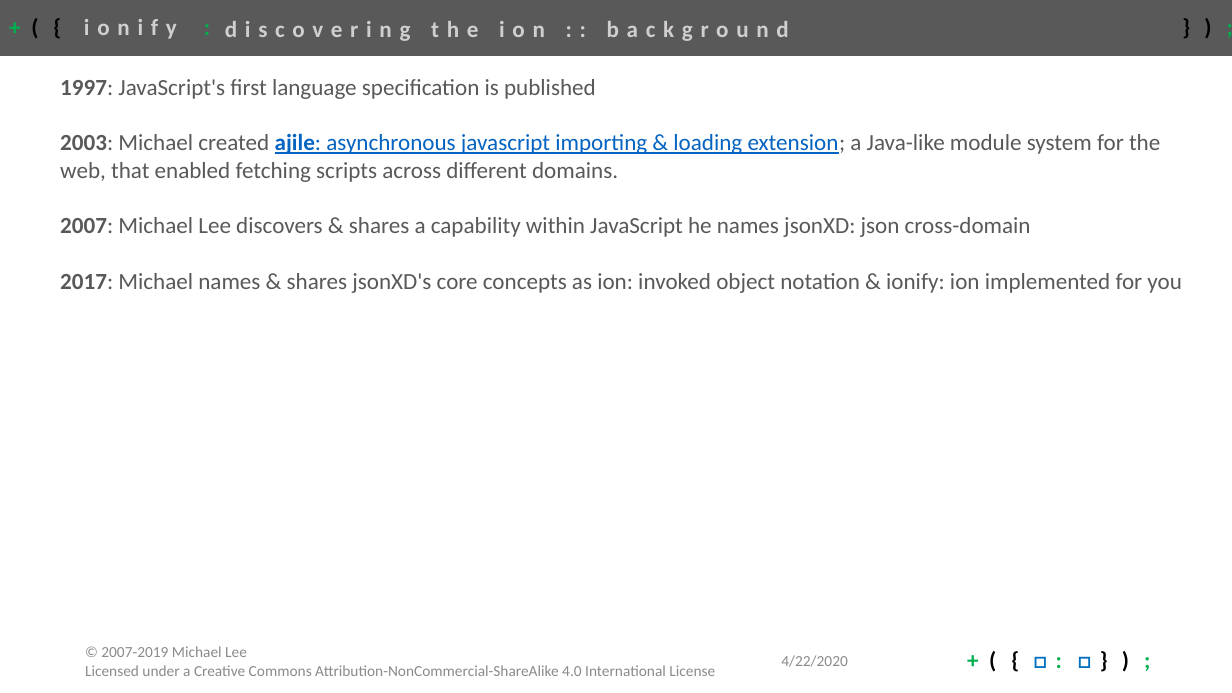
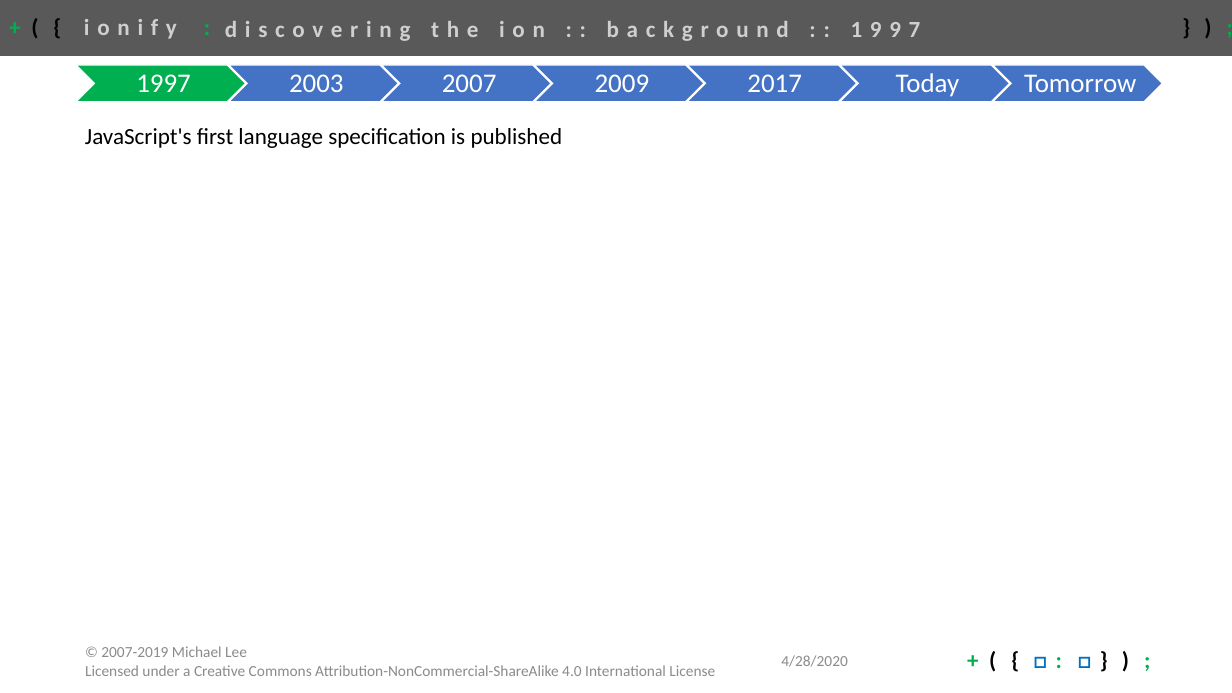
Before and after one commit to ionify/about, a slide deck: slide 4 of talks/2020.ionify.pptx (slide 7 before the commit). Drawn at 1232x693 pixels with LibreOffice and Linux fonts; fonts in the diff are those of the drawing. Boxes give left, top, right and bottom in pixels: in the first picture for what was removed or moved away, otherwise in the second. Text is boxed around its words. In the diff, an @@ line names an element or a change of style, - is before the commit and + after.

Commit message:
talks: ionify: 2020 intro & overview 0.04 - jeb collaboration

```diff
--- a/talks/2020.ionify.pptx
+++ b/talks/2020.ionify.pptx
@@ title at bbox=[225, 21, 921, 41]: text changed @@
-discovering the ion :: background
+discovering the ion :: background :: 1997
@@ text removed at bbox=[60, 79, 1181, 293] @@
-1997: JavaScript's first language specification is published
-2003: Michael created ajile: asynchronous javascript importing & loading extension; a Java-like module system for the web, that enabled fetching scripts across different domains.
-2007: Michael Lee discovers & shares a capability within JavaScript he names jsonXD: json cross-domain
-2017: Michael names & shares jsonXD's core concepts as ion: invoked object notation & ionify: ion implemented for you
@@ group added at bbox=[76, 65, 1163, 102]: 7 chevrons, 7 texts @@
+1997
+2003
+2007
+2009
+2017
+Today
+Tomorrow
@@ text added at bbox=[85, 128, 563, 148], 18 pt, text #000000 @@
+JavaScript's first language specification is published
@@ text at bbox=[781, 655, 847, 667]: text changed @@
-4/22/2020
+4/28/2020
```
Also in this commit, not shown: 25 other slides changed, 4 slides added, 5 slides removed.
